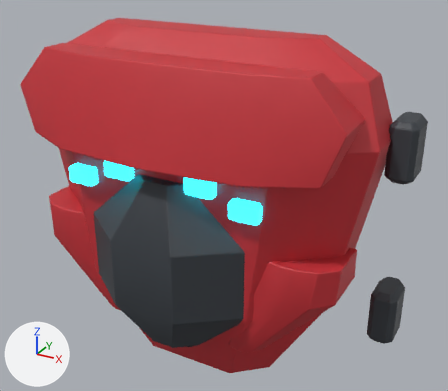
Before and after pictures for a commit that changed the FBX model Assets/Resources/ClamshellMeshes/HeadFront_Set09_Mantis.fbx.
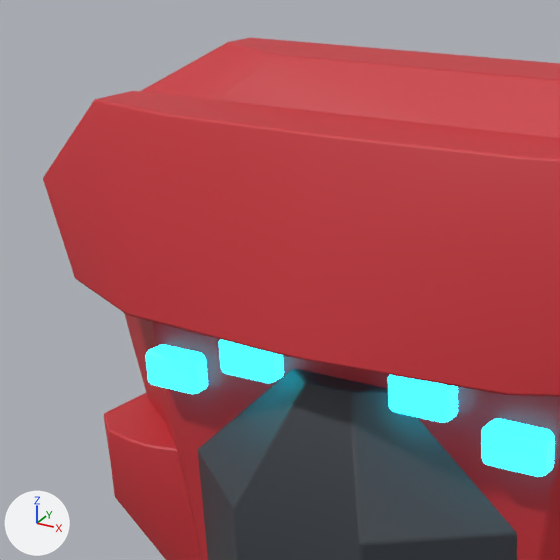
Each version is shown whole from a camera (50 mm lens) standing at (0.462, -0.811, 0.408) and looking at (0.047, -0.056, 0.03), then close up on the part from 0% to 59% of the width and 0% to 68% of the height. Arrows for +X, +Y and +Z are at lower left; the lights stay in place. The last two pictures show the newer version. Where no turn or scale is listed for an object, it has been applied to the vertices.

The first close-up shows 'HeadFront_Set09_Mantis'.
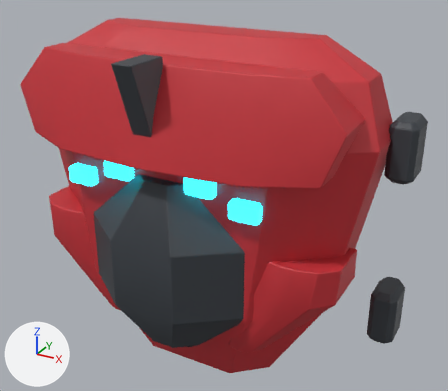
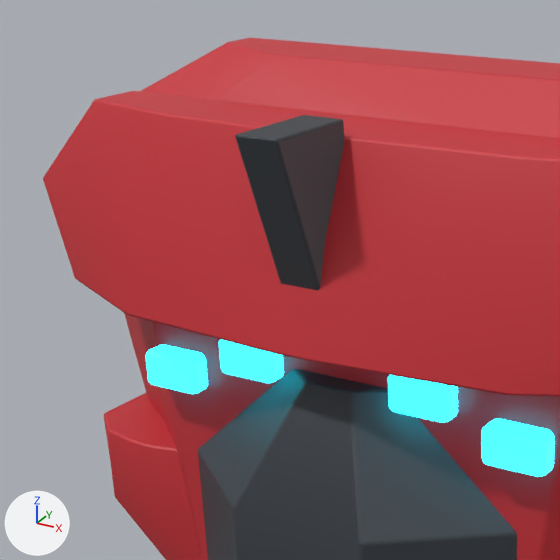
Changed parts and their boxes (x1, y1, x2, y2) in the close-ups (560 x 560 px):
part 1 of me_headfront_set09_mantis_001, added
    after: (235, 115, 344, 291)

What changed in the scene script:
```text
Change me_headfront_set09_mantis_001:
    used by ob_headfront_set09_mantis; location = (0.0, 0.0, 0.0)
    remove me_headfront_set09_mantis_001.from_pydata(...)  # 2542 vertices, 2464 faces; spans x -0.315..0.315, y -0.21..0.03, z -0.27..0.27
    add me_headfront_set09_mantis_001.from_pydata(...)  # 2598 vertices, 2518 faces; spans x -0.315..0.315, y -0.224..0.03, z -0.27..0.27
    me_headfront_set09_mantis_001 part 1: a new loose piece of 56 vertices spanning x -0.015..0.015, y -0.224..-0.157, z 0.108..0.254, in mat_frame (dark grey #3a3f45)
```
